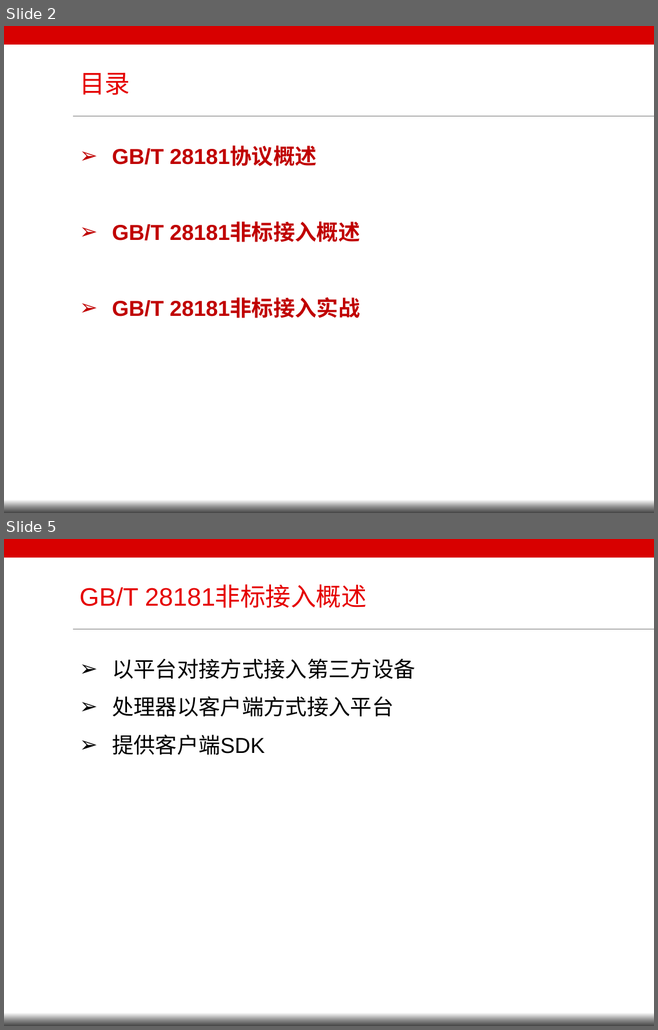
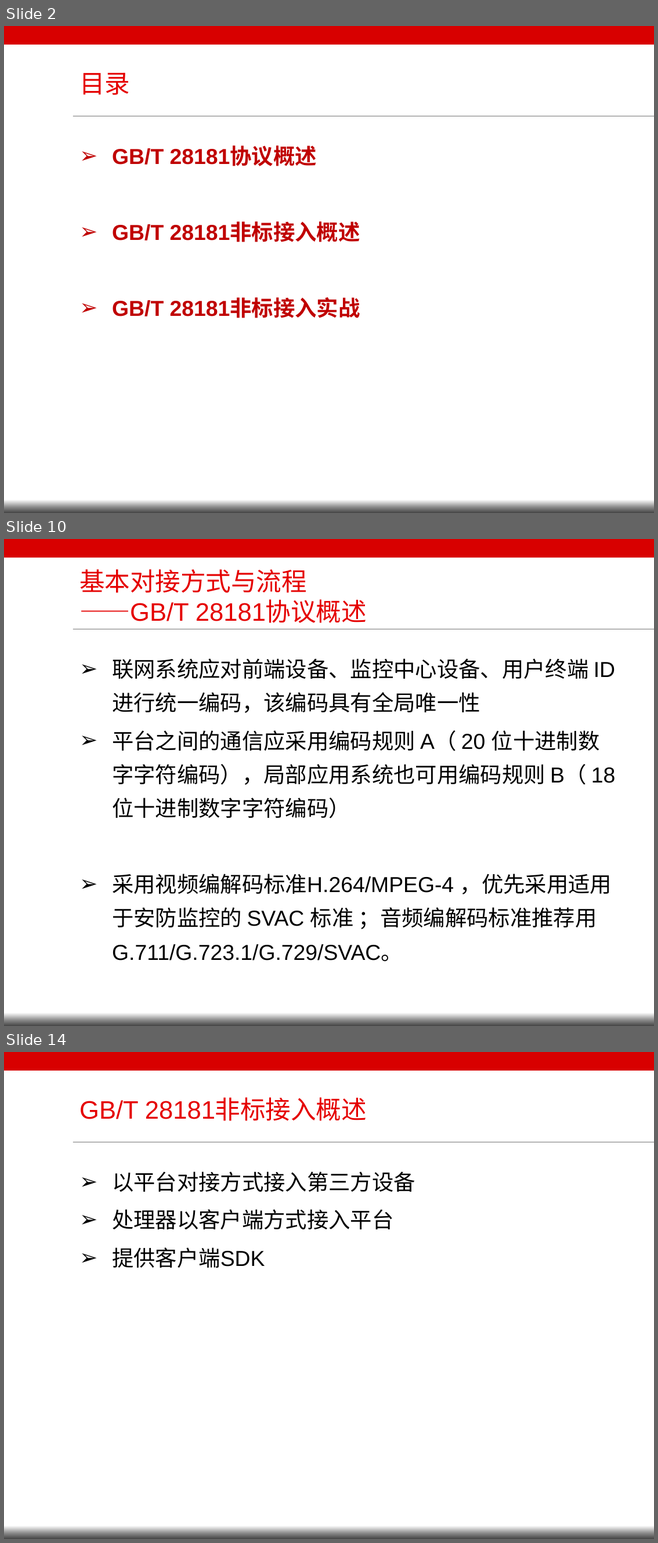
Before and after one commit to ypeng4641/MyMind, a slide deck: 国标简介资料/国标28181简介.pptx. Shown one above the other, each under a label of ours: slides 2 and 5 before the commit, slides 2, 10 and 14 after it; the slides between them are not shown. The pictures are 658x1030 and 658x1543 pixels, drawn with LibreOffice and Linux fonts; fonts in the diff are those of the drawing; background and template pictures are left out. Boxes give left, top, right and bottom in pixels: in the first picture for what was removed or moved away, otherwise in the second. Text is boxed around its words. In the diff, an @@ line names an element or a change of style, - is before the commit and + after.

```diff
--- a/国标简介资料/国标28181简介.pptx
+++ b/国标简介资料/国标28181简介.pptx
@@ slide 10 added at (4, 539, 654, 1026), background #FFFFFF; not listed: 4 template elements that a slide beside it also shows @@
@@ title added at (79, 569, 366, 623), 28 pt, text #E50000 @@
+基本对接方式与流程
+——GB/T 28181协议概述
@@ text added at (112, 658, 615, 962), 24 pt, text #000000 @@
+➢ 联网系统应对前端设备、监控中心设备、用户终端 ID 进行统一编码，该编码具有全局唯一性
+➢ 平台之间的通信应采用编码规则 A（ 20 位十进制数字字符编码），局部应用系统也可用编码规则 B（ 18 位十进制数字字符编码）
+➢ 采用视频编解码标准H.264/MPEG-4 ，优先采用适用于安防监控的 SVAC 标准 ；音频编解码标准推荐用G.711/G.723.1/G.729/SVAC。
@@ what was slide 5 is now slide 14 @@
```
Also in this commit, not shown: 2 slides changed, 8 other slides added, 6 other files.
